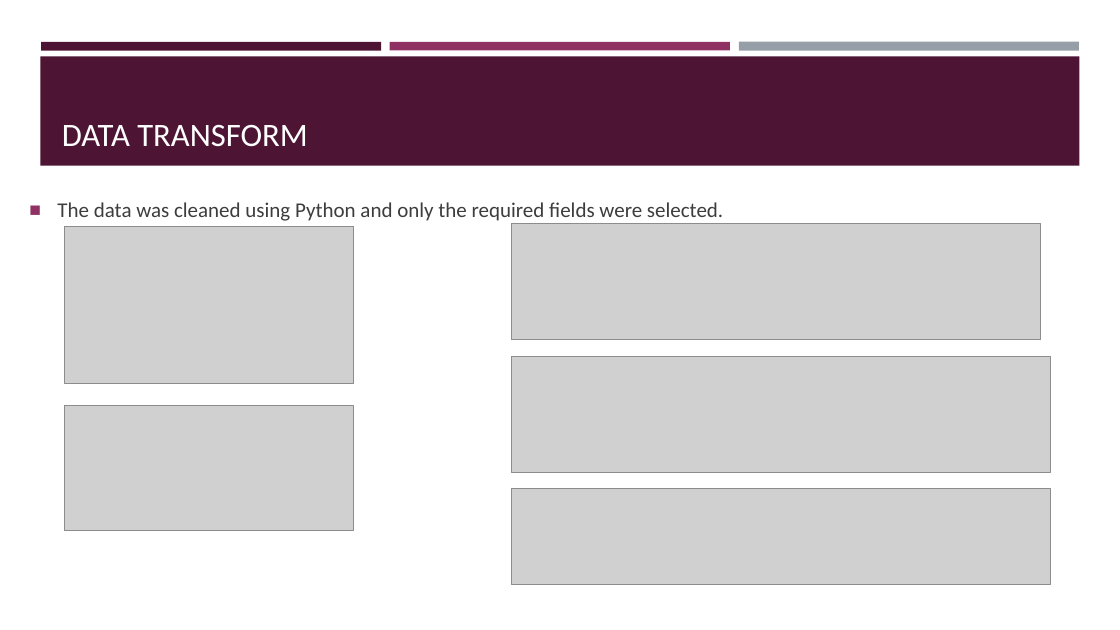
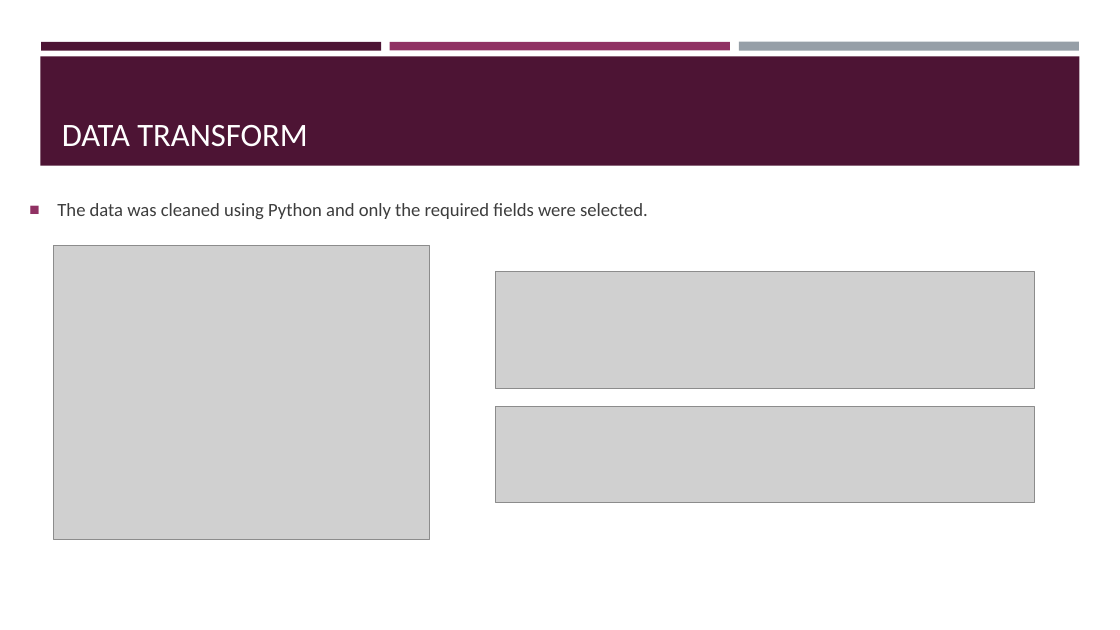
Before and after one commit to sherintm/crimedata-viz, a slide deck: slide 4 of Project 2 Presentation.pptx (slide 5 before the commit). Drawn at 1120x630 pixels with LibreOffice and Linux fonts; fonts in the diff are those of the drawing; grey boxes stand for pictures. Boxes give left, top, right and bottom in pixels: in the first picture for what was removed or moved away, otherwise in the second. Text is boxed around its words. In the diff, an @@ line names an element or a change of style, - is before the commit and + after.

```diff
--- a/Project 2 Presentation.pptx
+++ b/Project 2 Presentation.pptx
@@ text "The data was cleaned using ..." at [57, 203, 648, 219]: size 18 to 16 pt @@
@@ picture removed at [64, 226, 354, 383] @@
@@ picture removed at [512, 223, 1041, 340] @@
@@ picture: place and size @@
-picture at [64, 406, 354, 531]
+picture at [54, 245, 430, 539]
@@ picture: place and size @@
-picture at [512, 356, 1051, 473]
+picture at [495, 272, 1034, 389]
@@ picture: place and size @@
-picture at [512, 489, 1051, 586]
+picture at [495, 406, 1034, 502]
```
Also in this commit, not shown: 8 other slides changed, 2 slides added, 3 slides removed.
